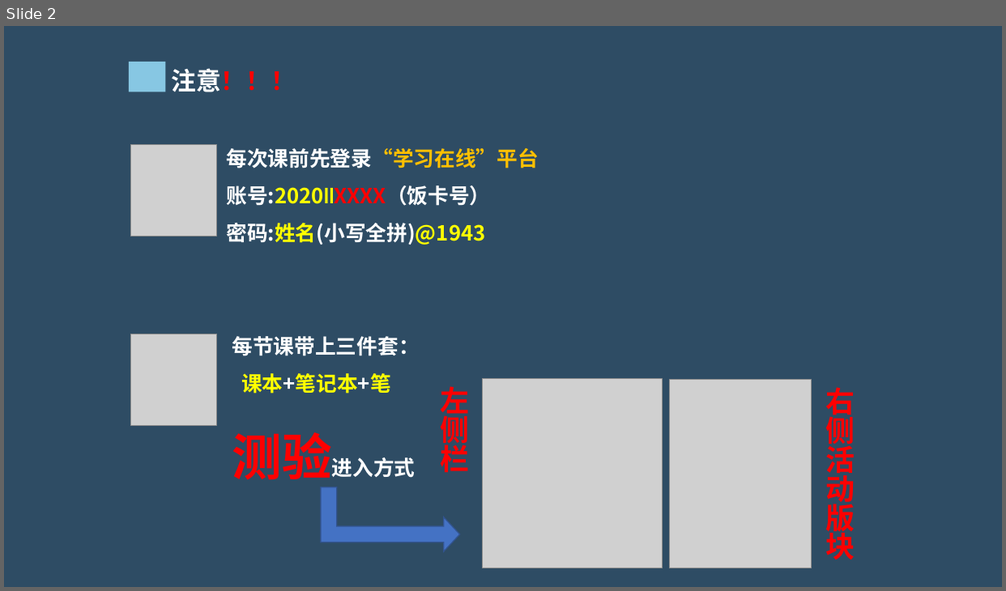
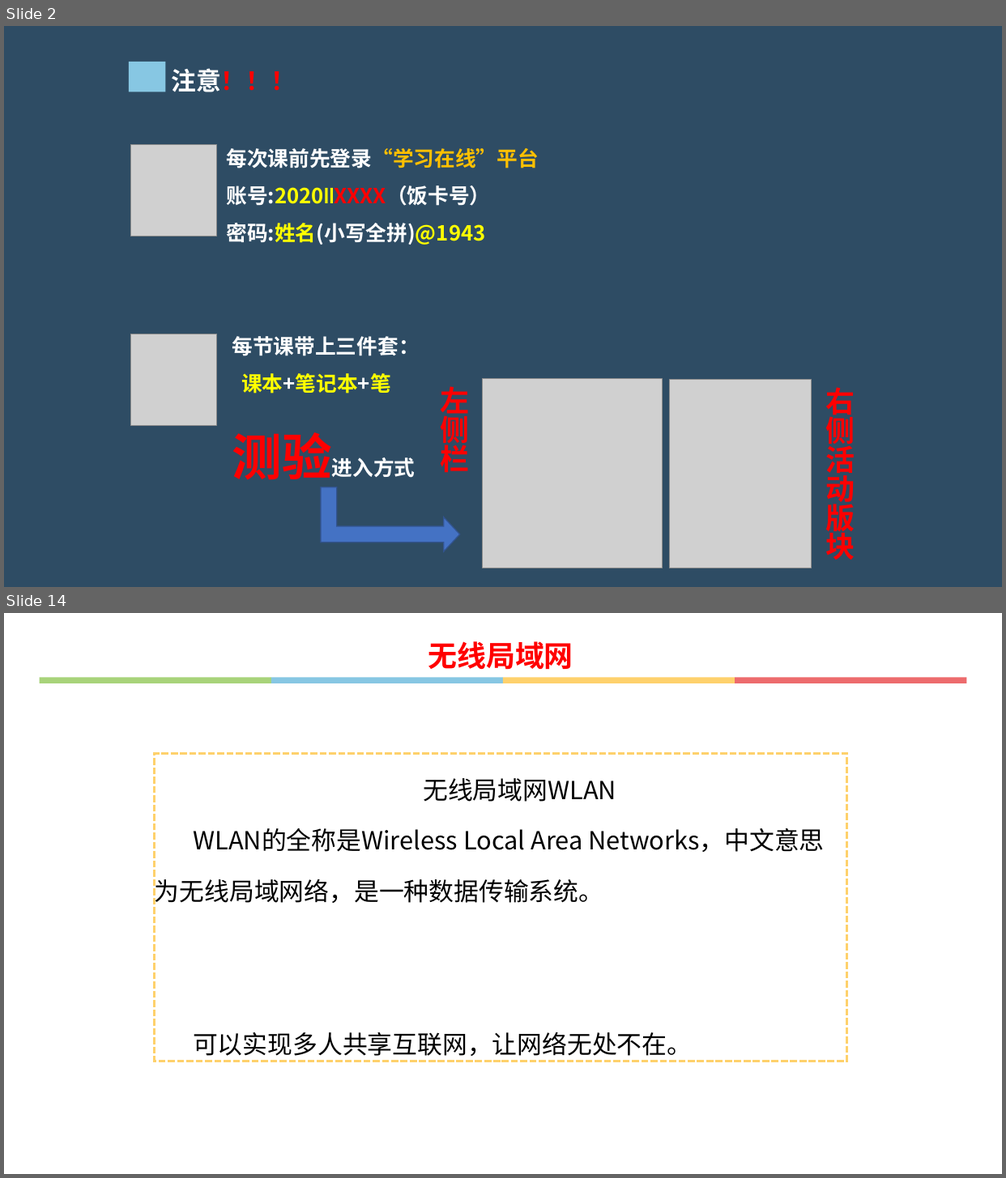
Before and after one commit to hongm32/2020design, a slide deck: 【第29课】无线局域网的组建/【第29课】无线局域网的组建.pptx. Shown one above the other, each under a label of ours: slide 2 before the commit, slides 2 and 14 after it; the slides between them are not shown. The pictures are 1006x591 and 1006x1178 pixels, drawn with LibreOffice and Linux fonts; fonts in the diff are those of the drawing; grey boxes stand for pictures. Boxes give left, top, right and bottom in pixels: in the first picture for what was removed or moved away, otherwise in the second. Text is boxed around its words. In the diff, an @@ line names an element or a change of style, - is before the commit and + after.

Commit message:
增加《【第30课】基于物联网的信息系统暨远程控制系统的组建》课件、知识梳理和在线测试题

```diff
--- a/【第29课】无线局域网的组建/【第29课】无线局域网的组建.pptx
+++ b/【第29课】无线局域网的组建/【第29课】无线局域网的组建.pptx
@@ slide 14 added at (4,613,1002,1174), background #FFFFFF @@
@@ text added at (428,641,573,670), 28 pt, text #FF0000, bold @@
+无线局域网
@@ group added at (39,677,967,683): 4 rectangles @@
@@ rectangle added at (155,754,847,1063), outline #FED16C 2.25 pt dashed, 24 pt, text #000000 @@
+无线局域网WLAN
+WLAN的全称是Wireless Local Area Networks，中文意思为无线局域网络，是一种数据传输系统。
+可以实现多人共享互联网，让网络无处不在。
```
Also in this commit, not shown: 3 slides changed, 16 other slides added, 15 slides removed, 10 other files.
